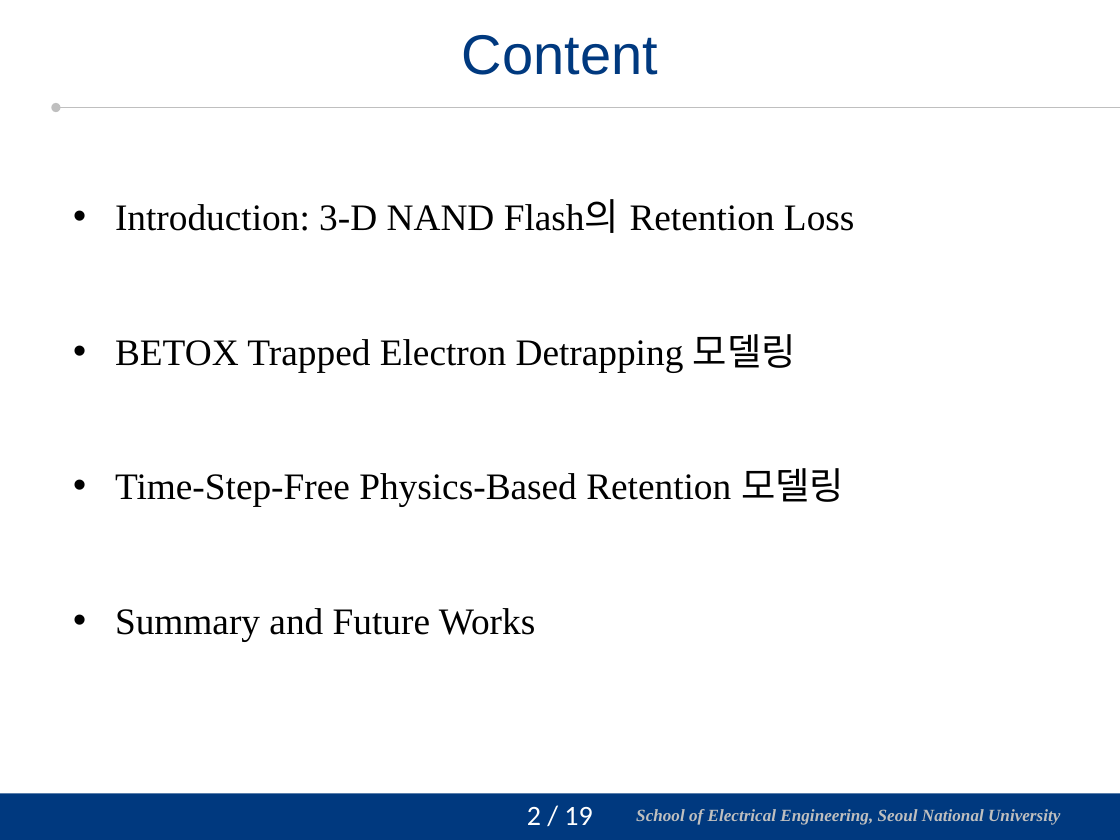
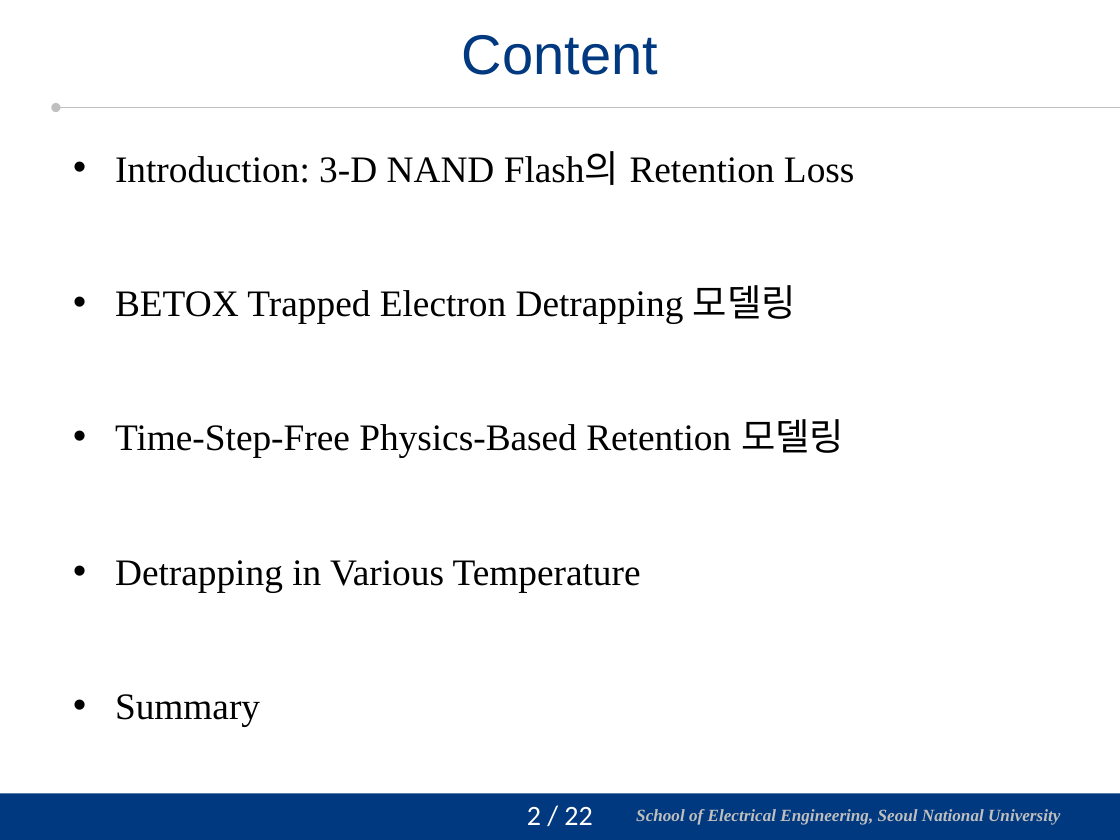
Before and after one commit to vectorcont62-dev/Graduation-SNU-MS, a slide deck: slide 3 of 진명 석사졸업 연구 정리 - 주요내용 보강.pptx. Drawn at 1120x840 pixels with LibreOffice and Linux fonts; fonts in the diff are those of the drawing; background and template pictures are left out. Boxes give left, top, right and bottom in pixels: in the first picture for what was removed or moved away, otherwise in the second. Text is boxed around its words. In the diff, an @@ line names an element or a change of style, - is before the commit and + after.

```diff
--- a/진명 석사졸업 연구 정리 - 주요내용 보강.pptx
+++ b/진명 석사졸업 연구 정리 - 주요내용 보강.pptx
@@ text "Introduction: 3-D NAND Flash의 Retention ..." moved from (x1=115, y1=202, x2=855, y2=641) to (x1=115, y1=153, x2=855, y2=726) @@
@@ text at (x1=115, y1=560, x2=641, y2=726): text changed @@
-• Summary and Future Works
+• Detrapping in Various Temperature
+• Summary
@@ page number at (x1=527, y1=807, x2=592, y2=825): text changed @@
-2 / 19
+2 / 22
```
Also in this commit, not shown: 9 other slides changed, 1 slide added, 1 slide removed, 3 other files.
